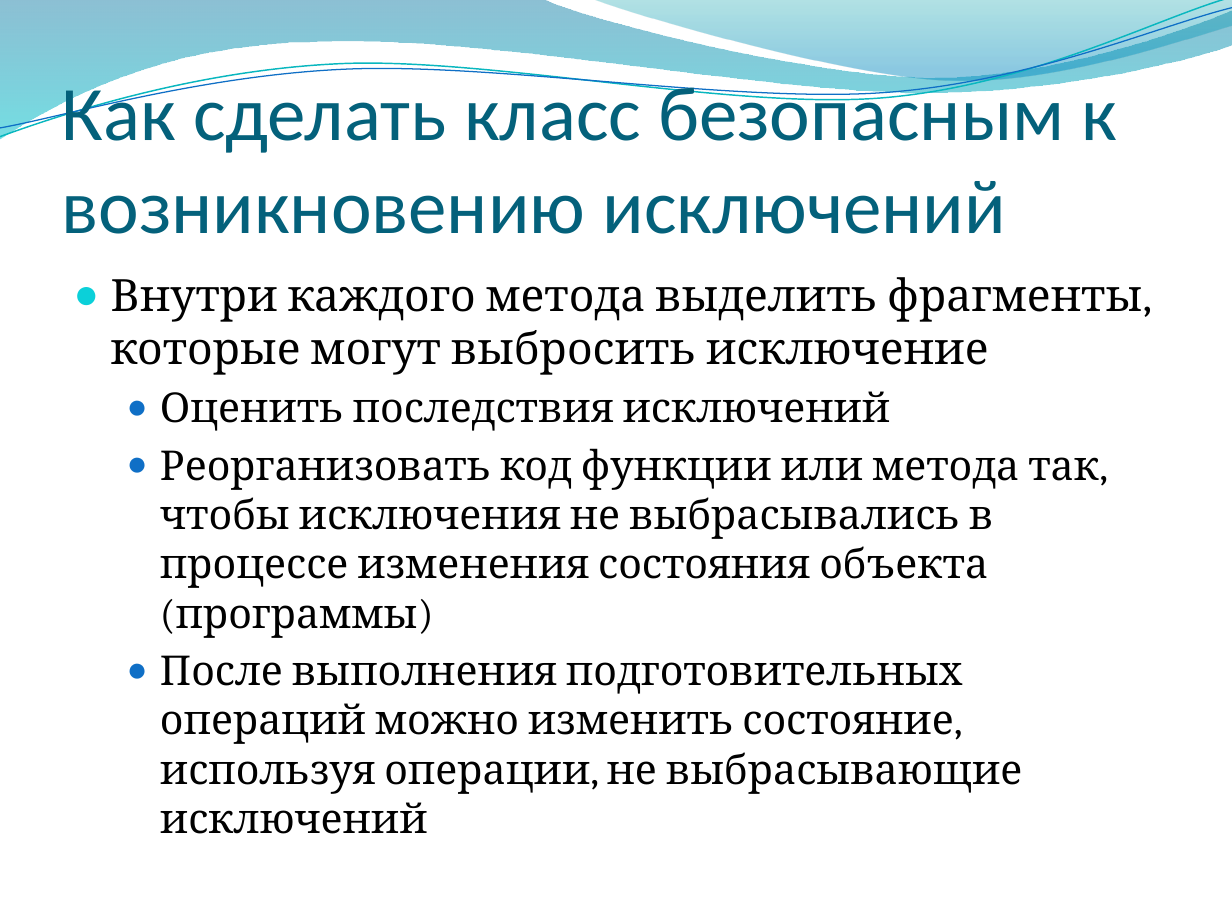
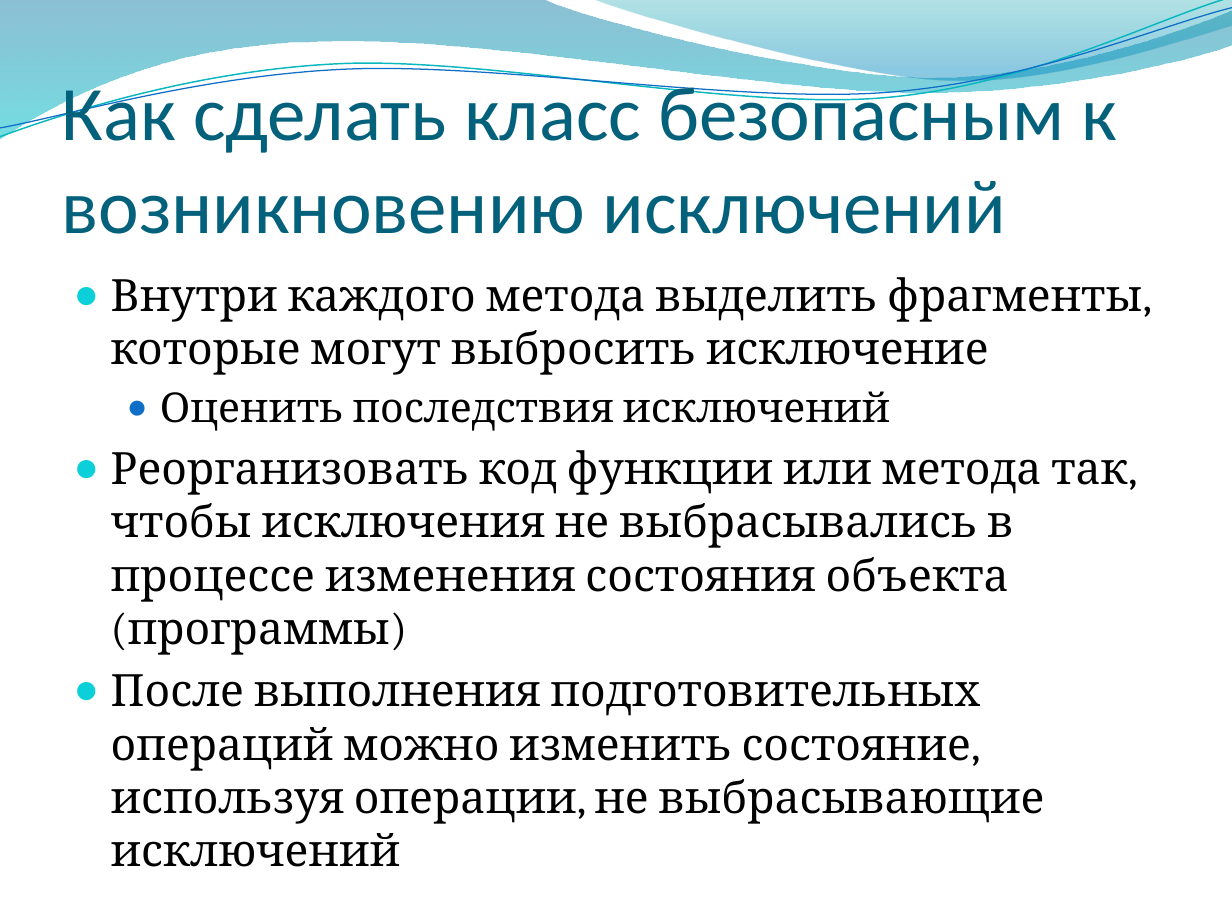
Before and after one commit to alexey-malov/oop, a slide deck: slide 59 of lectures/05/Обработка ошибок и исключительных ситуаций.pptx. Drawn at 1232x924 pixels with LibreOffice and Linux fonts; fonts in the diff are those of the drawing; background and template pictures are left out. Boxes give left, top, right and bottom in pixels: in the first picture for what was removed or moved away, otherwise in the second. Text is boxed around its words. In the diff, an @@ line names an element or a change of style, - is before the commit and + after.

Commit message:
Обновил лекцию по исключениям

```diff
--- a/lectures/05/Обработка ошибок и исключительных ситуаций.pptx
+++ b/lectures/05/Обработка ошибок и исключительных ситуаций.pptx
@@ text at <box>111,450,1128,867</box>: size 24 to 26 pt in "Реорганизовать код функции или метода так, чтобы ...", "После выполнения подготовительных операций можно изменить со ..."; list level 2 to 1 in "Реорганизовать код функции или метода ..."; bullet colour #0F6FC6 to #0BD0D9; list level 2 to 1 in "После выполнения подготовительных операций можно ..." @@
```
Also in this commit, not shown: 2 other slides changed.
